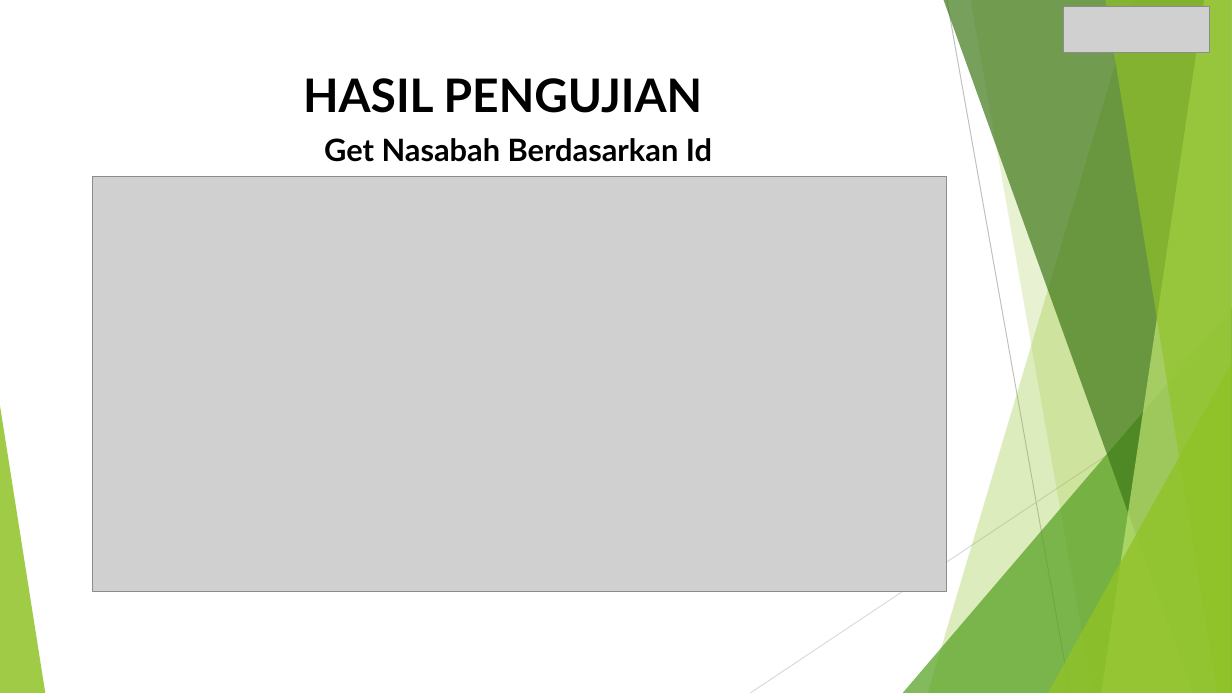
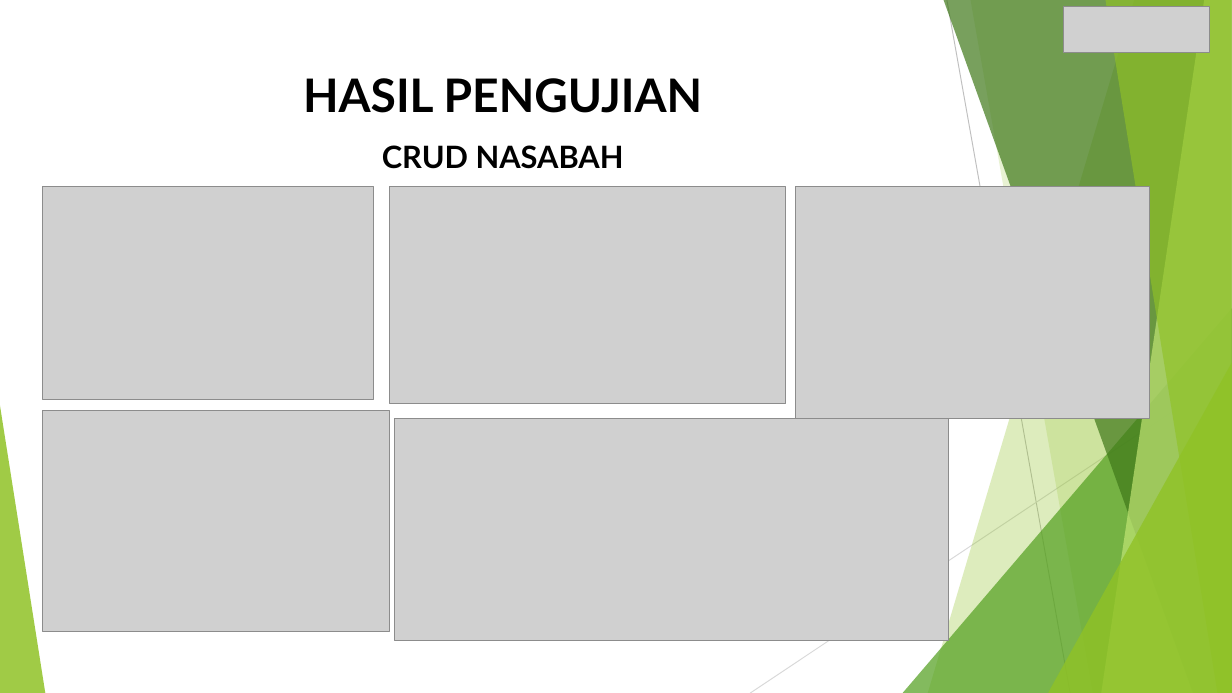
Before and after one commit to maryouga/tabungan, a slide deck: slide 8 of tugas.pptx. Drawn at 1232x693 pixels with LibreOffice and Linux fonts; fonts in the diff are those of the drawing; grey boxes stand for pictures. Boxes give left, top, right and bottom in pixels: in the first picture for what was removed or moved away, otherwise in the second. Text is boxed around its words. In the diff, an @@ line names an element or a change of style, - is before the commit and + after.

```diff
--- a/tugas.pptx
+++ b/tugas.pptx
@@ text at (382,145,624,169): text changed @@
-Get Nasabah Berdasarkan Id
+CRUD NASABAH
@@ picture removed at (92,177,946,592) @@
@@ picture added at (43,187,373,399) @@
@@ picture added at (390,187,787,404) @@
@@ picture added at (796,187,1150,419) @@
@@ picture added at (43,410,389,631) @@
@@ picture added at (394,419,948,640) @@
```
Also in this commit, not shown: 1 other slide changed, 2 slides added, 3 other files.
